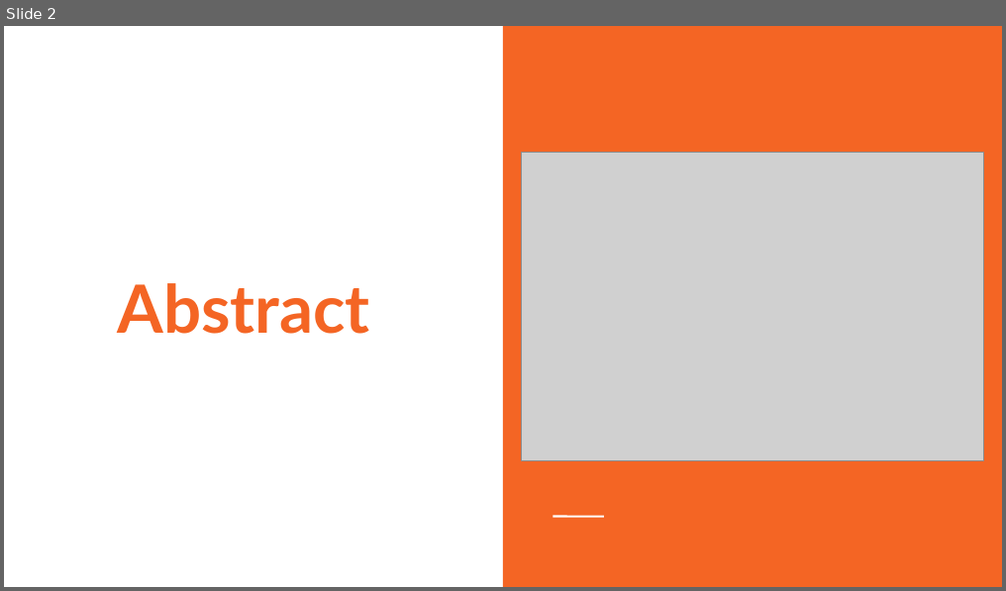
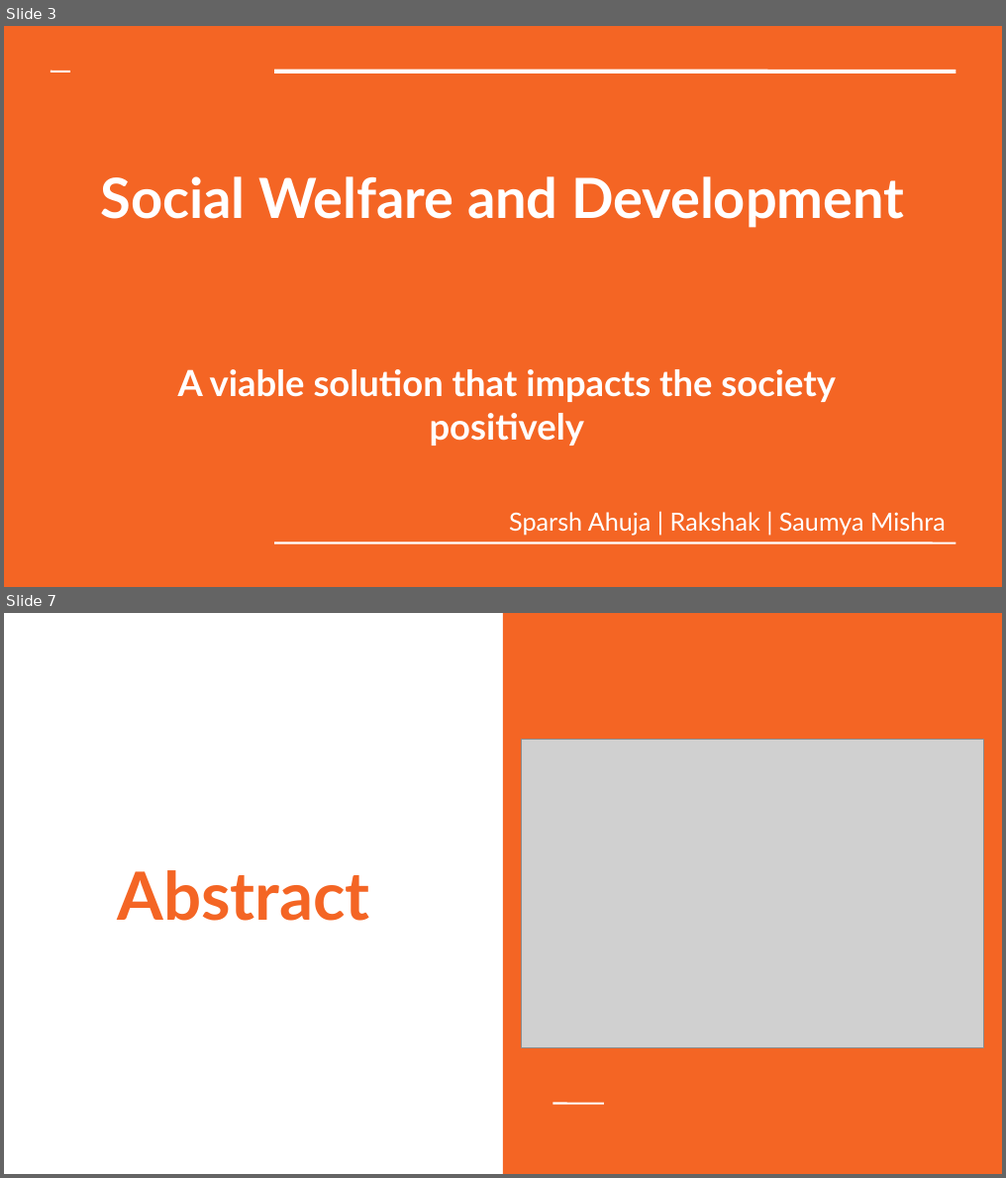
Before and after one commit to Saumya-Mishra9129/hackathon2019, a slide deck: Hackfest.odp. Shown one above the other, each under a label of ours: slide 2 before the commit, slides 3 and 7 after it; the slides between them are not shown. The pictures are 1006x591 and 1006x1178 pixels, drawn with LibreOffice and Linux fonts; fonts in the diff are those of the drawing; grey boxes stand for pictures. Boxes give left, top, right and bottom in pixels: in the first picture for what was removed or moved away, otherwise in the second. Text is boxed around its words. In the diff, an @@ line names an element or a change of style, - is before the commit and + after.

```diff
--- a/Hackfest.odp
+++ b/Hackfest.odp
@@ slide 3 added at box(4, 26, 1002, 587), background #F46524 @@
@@ line added from (50, 71) to (70, 72), #FFFFFF 1.5 pt @@
@@ line added from (274, 71) to (956, 72), #FFFFFF 3 pt @@
@@ text added at box(101, 176, 904, 228), 40 pt, text #FFFFFF, bold @@
+Social Welfare and Development
@@ text added at box(178, 370, 836, 446), 26 pt, text #FFFFFF, bold @@
+A viable solution that impacts the society positively
@@ subtitle added at box(509, 512, 945, 535), 18 pt, text #FFFFFF @@
+Sparsh Ahuja | Rakshak | Saumya Mishra
@@ line added from (274, 543) to (956, 543), #FFFFFF 1.5 pt @@
@@ what was slide 2 is now slide 7 @@
```
Also in this commit, not shown: 5 slides changed, 6 other slides added, 17 other files.
